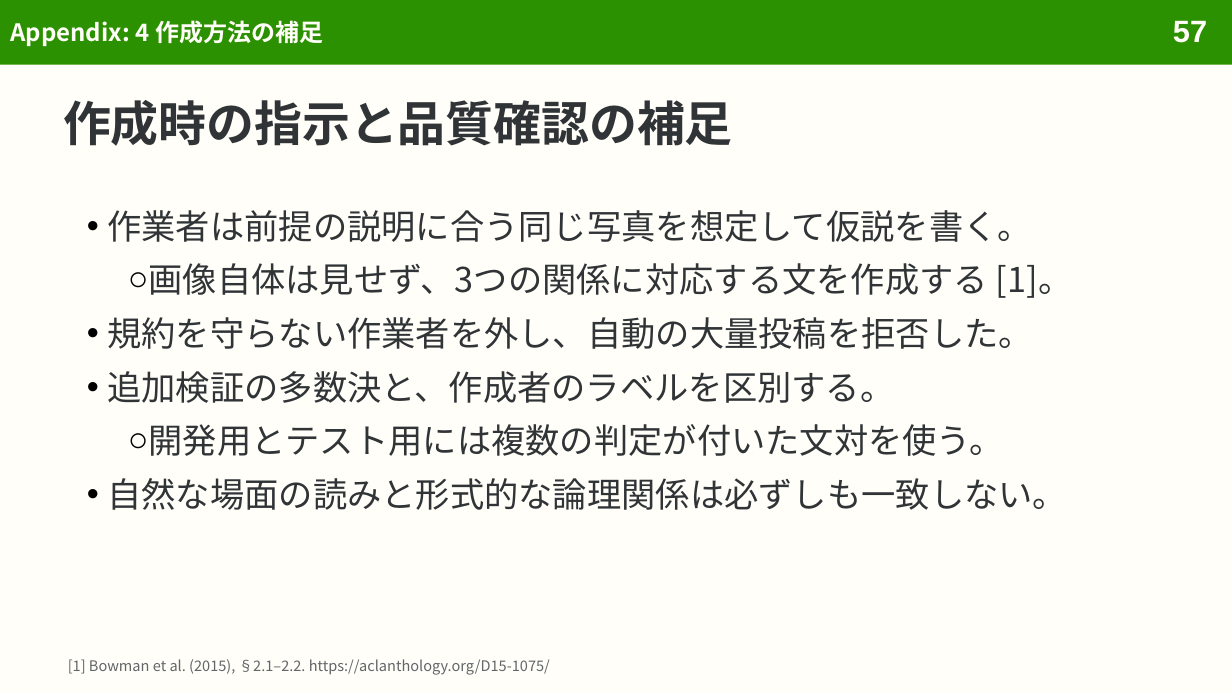
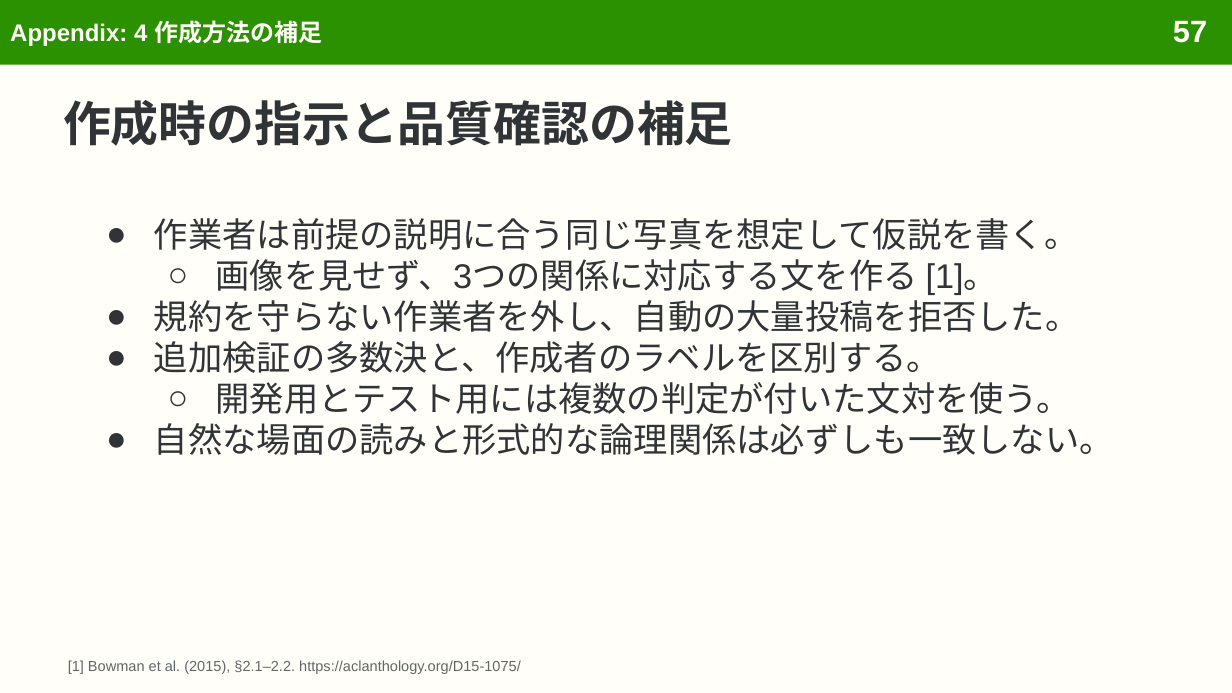
Before and after one commit to sasakiy84/datasets-in-10-minutes, a slide deck: slide 57 of slides/datasets-in-10-minutes-snli.pptx. Drawn at 1232x693 pixels with LibreOffice and Linux fonts; fonts in the diff are those of the drawing. Boxes give left, top, right and bottom in pixels: in the first picture for what was removed or moved away, otherwise in the second. Text is boxed around its words. In the diff, an @@ line names an element or a change of style, - is before the commit and + after.

```diff
--- a/slides/datasets-in-10-minutes-snli.pptx
+++ b/slides/datasets-in-10-minutes-snli.pptx
@@ title "Appendix: 4 作成方法の補足" at <box>10,20,322,46</box>: font Noto Sans CJK JP to Arial @@
@@ text at <box>154,218,1114,455</box>: font Noto Sans CJK JP to Arial in "作業者は前提の説明に合う同じ写真を想定して仮説を書く。", "規約を守らない作業者を外し、自動の大量投稿を拒否した。", "追加検証の多数決と、作成者のラベルを区別する。", "開発用とテスト用には複数の判定が付いた文対を使う。" and 1 more places; bullet • to ●; line spacing 1.1 to 1; less space between paragraphs; bullet colour #000000 to #303437; indent changed @@
@@ text at <box>216,259,998,294</box>: text changed; font Noto Sans CJK JP to Arial @@
-  ○ 画像自体は見せず、3つの関係に対応する文を作成する [1]。
+  ○ 画像を見せず、3つの関係に対応する文を作る [1]。
@@ text "[1] Bowman et al. (2015), ..." at <box>68,660,521,674</box>: font Noto Sans CJK JP to Arial @@
```
Also in this commit, not shown: 59 other slides changed, 10 other files.
